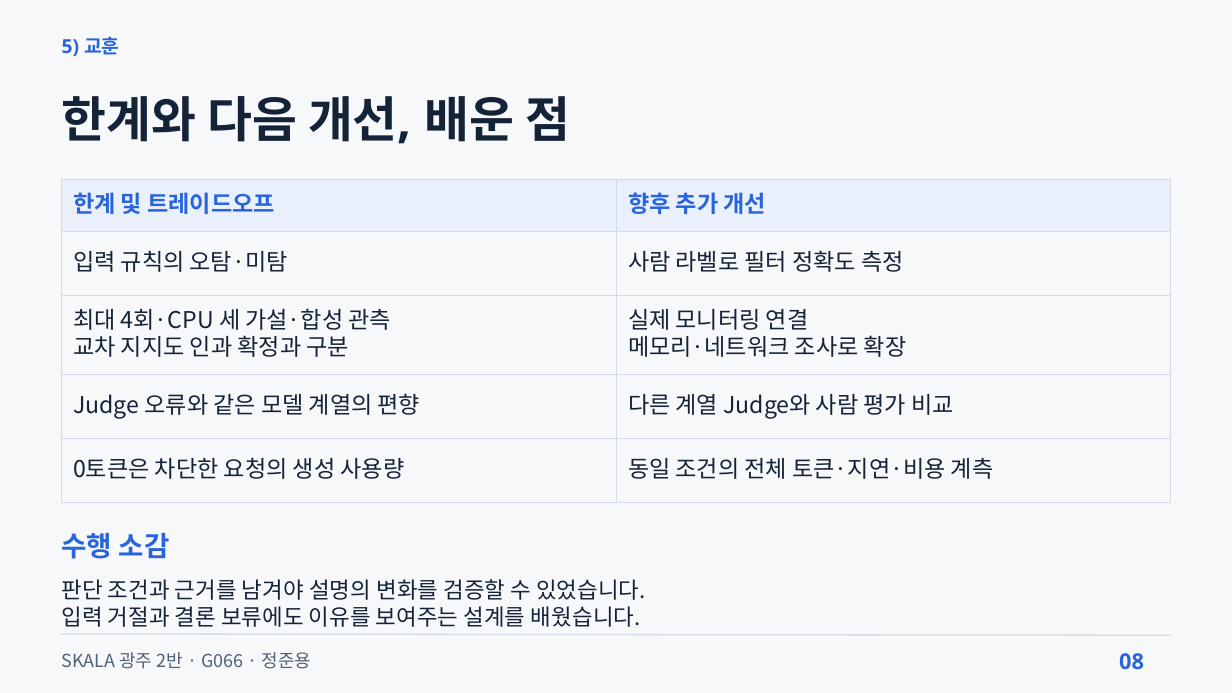
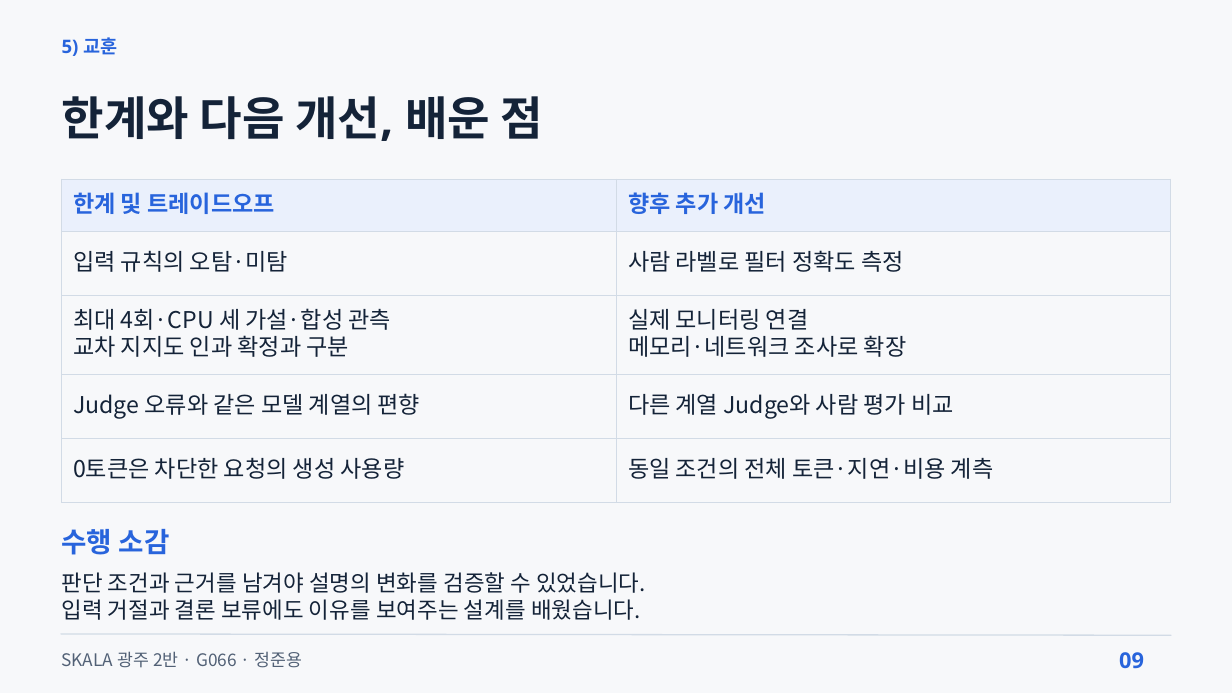
Before and after one commit to beshurl/skala-ai-mini-project, a slide deck: slide 9 of doc/presentation/운영진단_에이전트_5분발표.pptx (slide 8 before the commit). Drawn at 1232x693 pixels with LibreOffice and Linux fonts; fonts in the diff are those of the drawing. Boxes give left, top, right and bottom in pixels: in the first picture for what was removed or moved away, otherwise in the second. Text is boxed around its words. In the diff, an @@ line names an element or a change of style, - is before the commit and + after.

```diff
--- a/doc/presentation/운영진단_에이전트_5분발표.pptx
+++ b/doc/presentation/운영진단_에이전트_5분발표.pptx
@@ text "5) 교훈" at (62,37,117,56): size 22.5 to 21.8 pt; line spacing 27pt to 26.1pt @@
@@ text "한계와 다음 개선, 배운 점" at (62,96,544,141): size 57 to 54 pt; line spacing 68.4pt to 64.8pt @@
@@ text "수행 소감": place and size @@
-text "수행 소감" at (62,533,170,559)
+text "수행 소감" at (62,529,170,555)
@@ text "판단 조건과 근거를 남겨야 설명의 ...": place and size @@
-text "판단 조건과 근거를 남겨야 설명의 ..." at (62,579,646,627)
+text "판단 조건과 근거를 남겨야 설명의 ..." at (62,572,646,620)
@@ text "SKALA 광주 2반 · G066 ..." at (62,651,303,668): size 21 to 20.2 pt; line spacing 25.2pt to 24.3pt @@
@@ text at (1119,652,1144,669): text changed @@
-08
+09
```
Also in this commit, not shown: 4 other slides changed, 4 slides added, 3 slides removed, 7 other files.
